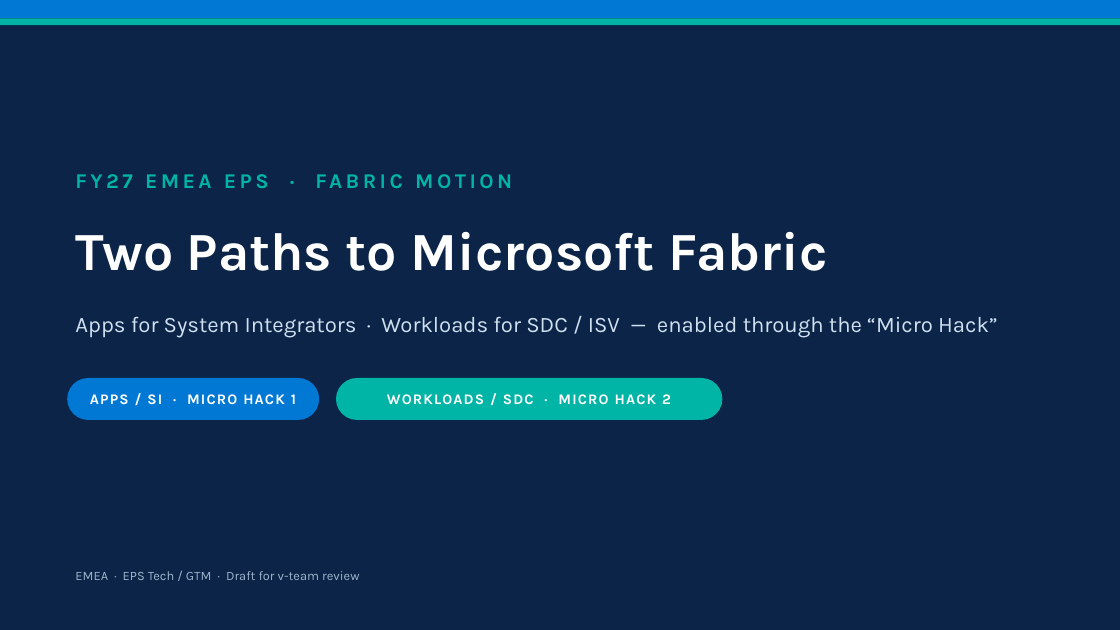
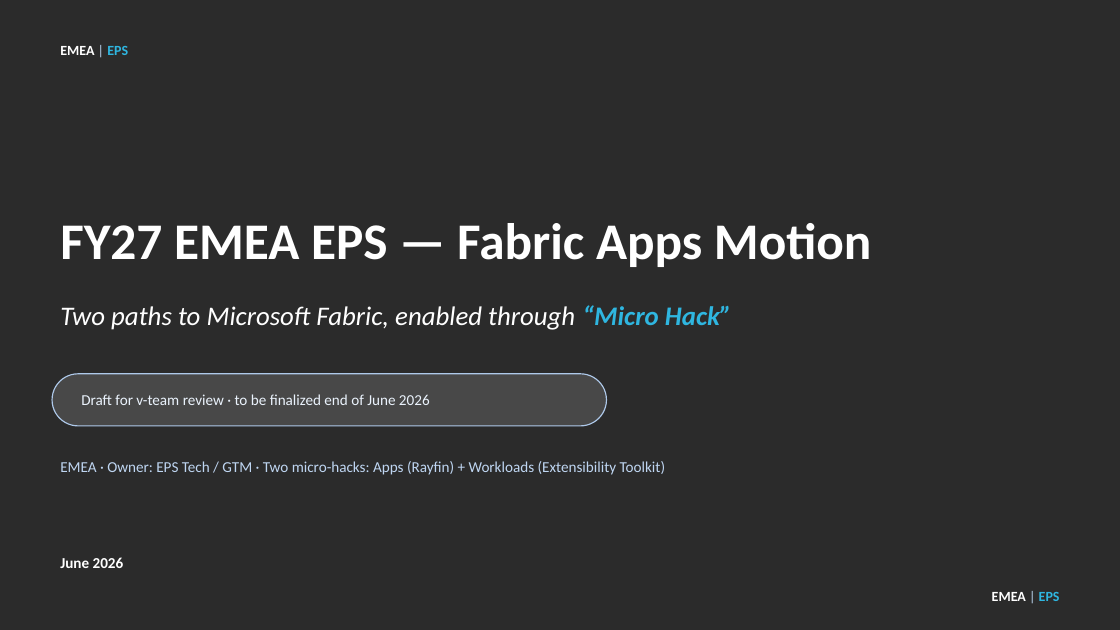
Before and after one commit to fredgis/FY27FabricMotion, a slide deck: slide 1 of docs/FY27 EMEA EPS - Fabric Apps Motion - Micro Hack.pptx. Drawn at 1120x630 pixels with LibreOffice and Linux fonts; fonts in the diff are those of the drawing; background and template pictures are left out; a plain dark background stands for a picture behind light text. Boxes give left, top, right and bottom in pixels: in the first picture for what was removed or moved away, otherwise in the second. Text is boxed around its words. In the diff, an @@ line names an element or a change of style, - is before the commit and + after.

```diff
--- a/docs/FY27 EMEA EPS - Fabric Apps Motion - Micro Hack.pptx
+++ b/docs/FY27 EMEA EPS - Fabric Apps Motion - Micro Hack.pptx
@@ background #0B2447 to picture (left out) @@
@@ rectangle removed at <box>0,0,1120,18</box> @@
@@ rectangle removed at <box>0,18,1120,25</box> @@
@@ text added at <box>60,46,128,55</box>, 12 pt, text #FFFFFF, bold @@
+EMEA | EPS
@@ text at <box>60,223,872,267</box>: text changed; size 18 to 44 pt; font Karla to Calibri; text colour #00B4A6 to #FFFFFF @@
-FY27 EMEA EPS · FABRIC MOTION
+FY27 EMEA EPS — Fabric Apps Motion
@@ text at <box>60,305,732,330</box>: text changed; size 46 to 23 pt; font Karla to Calibri; bold off; italic on @@
-Two Paths to Microsoft Fabric
+Two paths to Microsoft Fabric, enabled through “Micro Hack”
@@ text removed at <box>75,316,998,338</box> @@
-Apps for System Integrators · Workloads for SDC / ISV — enabled through the “Micro Hack”
@@ rounded rectangle added at <box>52,374,607,426</box>, fill #FFFFFF at 14% opacity, outline #AEC9EA 1 pt @@
@@ rounded rectangle removed at <box>67,378,319,420</box> @@
@@ rounded rectangle removed at <box>336,378,723,420</box> @@
@@ text added at <box>81,394,430,405</box>, 13 pt, text #EAF2FC @@
+Draft for v-team review · to be finalized end of June 2026
@@ text removed at <box>90,394,296,404</box> @@
-APPS / SI · MICRO HACK 1
@@ text removed at <box>387,394,671,405</box> @@
-WORKLOADS / SDC · MICRO HACK 2
@@ text added at <box>60,461,665,475</box>, 13 pt, text #BFD6F2 @@
+EMEA · Owner: EPS Tech / GTM · Two micro-hacks: Apps (Rayfin) + Workloads (Extensibility Toolkit)
@@ text added at <box>60,557,124,568</box>, 13 pt, text #FFFFFF, bold @@
+June 2026
@@ text removed at <box>75,571,359,580</box> @@
-EMEA · EPS Tech / GTM · Draft for v-team review
@@ text added at <box>992,592,1060,601</box>, 12 pt, text #FFFFFF, bold @@
+EMEA | EPS
```
Also in this commit, not shown: 9 other slides changed, 5 slides added, 5 slides removed, 5 other files.
